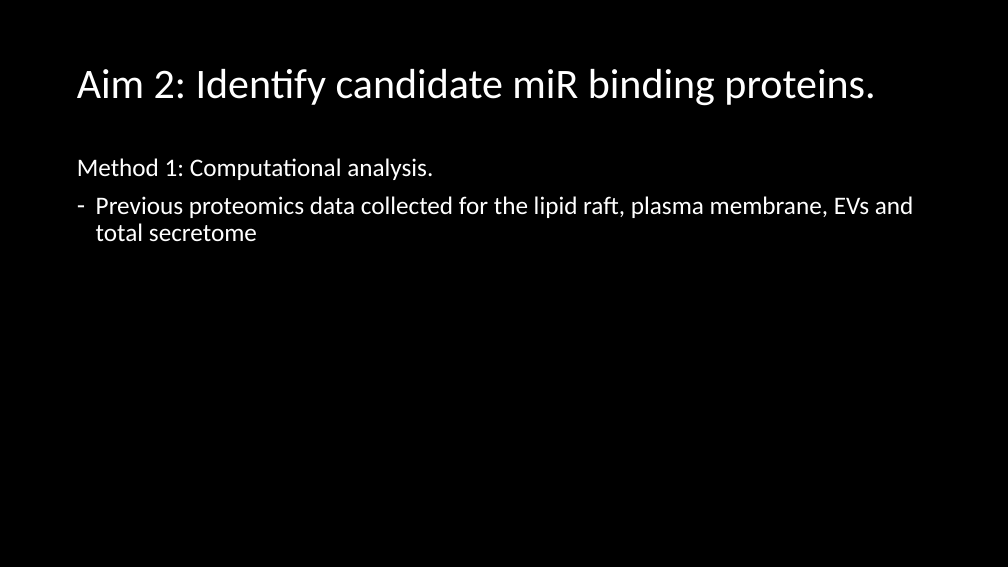
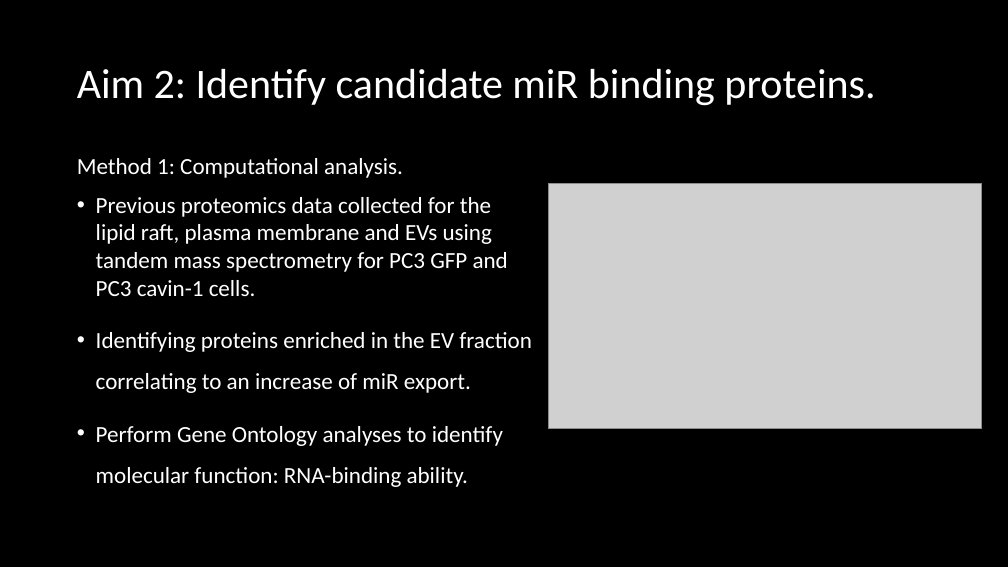
Before and after one commit to HarleyRobinson/Honours2, a slide deck: slide 10 of BackgroundInfo/Selective export of microRNA via extracellular vesicles.pptx. Drawn at 1008x567 pixels with LibreOffice and Linux fonts; fonts in the diff are those of the drawing; grey boxes stand for pictures. Boxes give left, top, right and bottom in pixels: in the first picture for what was removed or moved away, otherwise in the second. Text is boxed around its words. In the diff, an @@ line names an element or a change of style, - is before the commit and + after.

```diff
--- a/BackgroundInfo/Selective export of microRNA via extracellular vesicles.pptx
+++ b/BackgroundInfo/Selective export of microRNA via extracellular vesicles.pptx
@@ text at box(77, 158, 403, 178): size 24 to 22 pt in "Method 1: Computational analysis." @@
@@ text at box(96, 197, 532, 487): text changed; size 24 to 22 pt @@
-– Previous proteomics data collected for the lipid raft, plasma membrane, EVs and total secretome
+• Previous proteomics data collected for the lipid raft, plasma membrane and EVs using tandem mass spectrometry for PC3 GFP and PC3 cavin-1 cells.
+• Identifying proteins enriched in the EV fraction correlating to an increase of miR export.
+• Perform Gene Ontology analyses to identify molecular function: RNA-binding ability.
@@ picture added at box(548, 184, 982, 429) @@
```
Also in this commit, not shown: 9 other slides changed, 5 other files.
